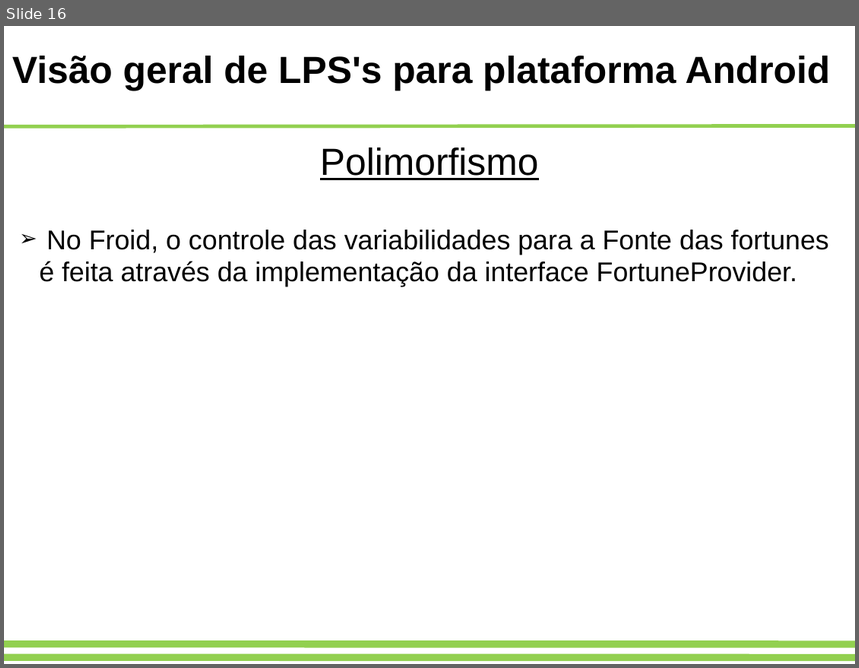
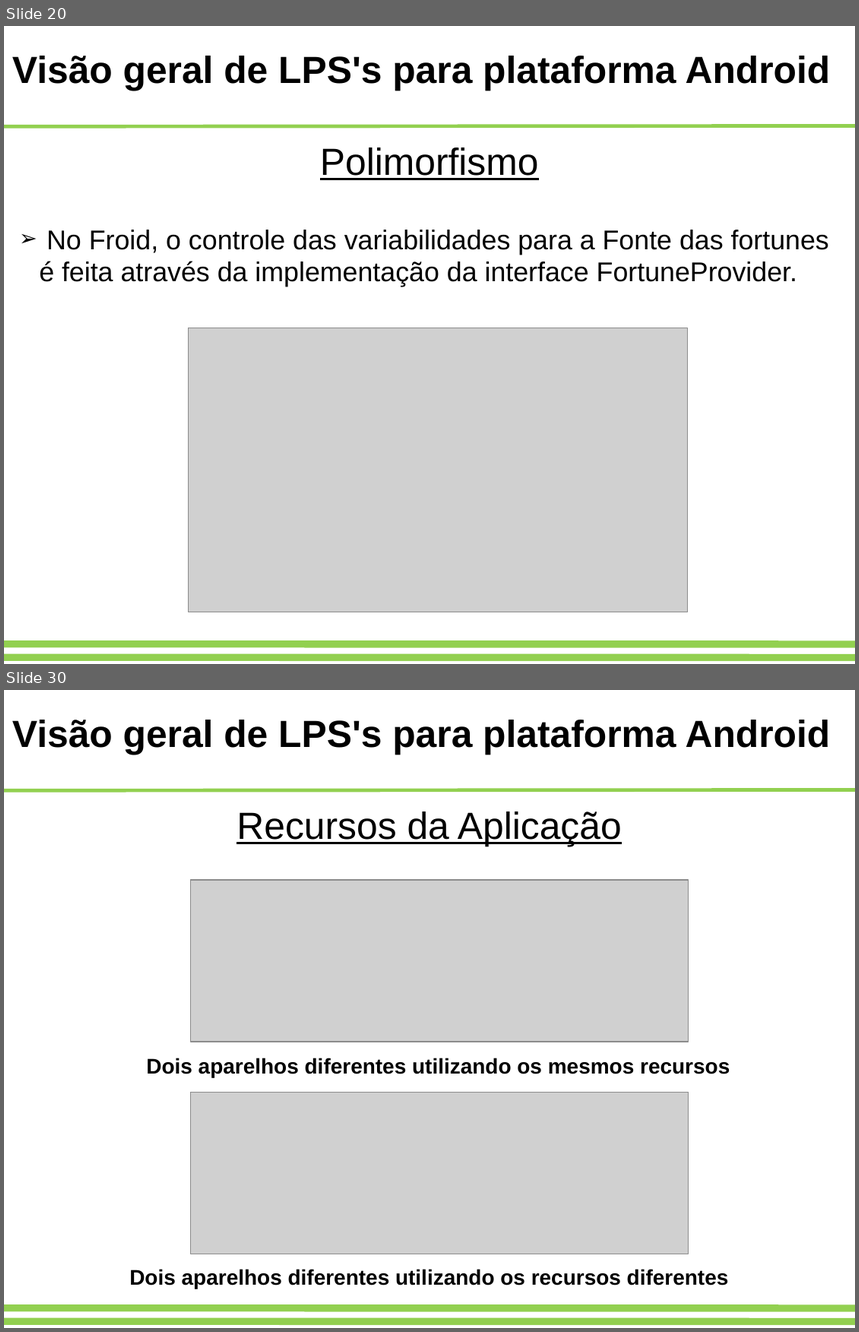
Before and after one commit to adorilson/lps-stuff, a slide deck: trabalhofinal/apresentacao.odp. Shown one above the other, each under a label of ours: slide 16 before the commit, slides 20 and 30 after it; the slides between them are not shown. The pictures are 859x668 and 859x1332 pixels, drawn with LibreOffice and Linux fonts; fonts in the diff are those of the drawing; grey boxes stand for pictures. Boxes give left, top, right and bottom in pixels: in the first picture for what was removed or moved away, otherwise in the second. Text is boxed around its words. In the diff, an @@ line names an element or a change of style, - is before the commit and + after.

```diff
--- a/trabalhofinal/apresentacao.odp
+++ b/trabalhofinal/apresentacao.odp
@@ slide 30 added at [4,690,855,1328], background #FFFFFF; not listed: 3 template elements that a slide beside it also shows @@
@@ text added at [12,720,831,755], 32 pt, text #000000, bold @@
+Visão geral de LPS's para plataforma Android
@@ text added at [237,812,622,847], 32 pt, text #000000, underline @@
+Recursos da Aplicação
@@ picture added at [191,880,690,1042] @@
@@ text added at [146,1058,730,1078], 18 pt, text #000000, bold @@
+Dois aparelhos diferentes utilizando os mesmos recursos
@@ picture added at [191,1092,690,1253] @@
@@ text added at [129,1269,729,1289], 18 pt, text #000000, bold @@
+Dois aparelhos diferentes utilizando os recursos diferentes
@@ what was slide 16 is now slide 20 @@
@@ slide 20 changed as well @@
@@ picture added at [189,328,687,613] @@
```
Also in this commit, not shown: 5 other slides changed, 20 other slides added, 3 slides removed, 18 other files.
